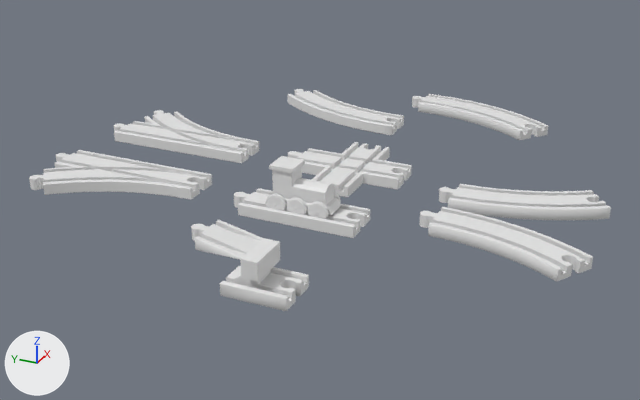
Renders of the Blender file scenes/rooms/meshes/props/train_track_straight.blend from each side of a commit.
The view is the same before and after, from a 50 mm camera at (-11.52, -5.47, 6.02) aimed at (1.44, 0.37, -0.46). Every picture has the same lights, and +X, +Y and +Z are marked at lower left. Objects named as collision shapes, trigger or cutter boxes, shadow casters or lower levels of detail are left out.

The older version as bpy lines, for what is in view:
```python
ob_branch_left_final = bpy.data.objects.new('Branch Left Final', me_cube_010)
ob_branch_left_final.location = (-0.18, 3.68, 0.02)
ob_straight_stop_final = bpy.data.objects.new('Straight Stop Final', me_cube_022)
ob_straight_stop_final.location = (-2.3, -0.64, 0.02)
ob_straight_track_final = bpy.data.objects.new('Straight Track Final', me_cube_003)
ob_straight_track_final.location = (0.0, 0.0, 0.0)
ob_straight_track_ramp_final = bpy.data.objects.new('Straight Track Ramp Final', me_cube_021)
ob_straight_track_ramp_final.location = (-1.31, 0.89, -0.01)
ob_wheel_002 = bpy.data.objects.new('Wheel.002', me_cylinder_017)
ob_wheel_002.parent = ob_train_body
ob_wheel_002.location = (-0.232, -0.356, 0.172)
ob_wheel_005 = bpy.data.objects.new('Wheel.005', me_cylinder_020)
ob_wheel_005.parent = ob_train_body
ob_wheel_005.location = (0.235, -0.356, 0.172)
# also in view: 'Branch Right Final' at (2.37, 3.52, 0.0); 'Turn Left Short Final' at (0.24, -3.09, 0.0); 'Turn Right Final' at (4.87, 1.39, 0.0); 'Cross Track. Final' at (1.87, 0.13, 0.0); 'Turn Left Final' at (5.63, -1.27, 0.0)
```
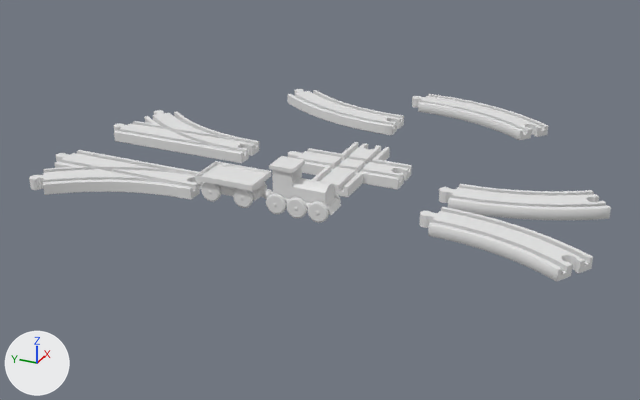
Changed parts and their boxes (x1, y1, x2, y2) in the pictures (640 x 400 px):
'Straight Stop Final', hidden: before (220, 238, 309, 311)
'Straight Track Final', hidden: before (234, 188, 370, 238)
'Straight Track Ramp Final', hidden: before (191, 219, 263, 259)
'Train Cart Body', added: after (195, 161, 271, 201)
'Wheel.007', added: after (233, 188, 253, 208)
'Wheel.006', added: after (201, 182, 221, 202)

Diff of the bpy script that builds the scene:
```diff
--- a/scenes/rooms/meshes/props/train_track_straight.blend.py
+++ b/scenes/rooms/meshes/props/train_track_straight.blend.py
@@ me_cube_030 @@
+me_cube_030.from_pydata(...)  # 324 vertices, 321 faces; spans x -0.329..0.329, y -0.659..0.7, z -0.201..0.143
+me_cube_030.polygons.foreach_set('use_smooth', [True] * 321)
+me_cube_030.materials.append(mat_train_body)  # white #e7e7e7
@@ ob_straight_track_final @@
 ob_straight_track_final.location = (0.0, 0.0, 0.0)
+ob_straight_track_final.hide_set(True)  # its collection is switched off
@@ ob_straight_track_ramp_final @@
 ob_straight_track_ramp_final.location = (-1.31, 0.89, -0.01)
+ob_straight_track_ramp_final.hide_set(True)  # its collection is switched off
@@ ob_straight_stop_final @@
 ob_straight_stop_final.location = (-2.3, -0.64, 0.02)
+ob_straight_stop_final.hide_set(True)  # its collection is switched off
@@ ob_wheel_009 @@
+ob_wheel_009 = bpy.data.objects.new('Wheel.009', me_cylinder_020.copy())  # the mesh of ob_wheel_005
+ob_wheel_009.parent = ob_train_cart_body
+ob_wheel_009.matrix_parent_inverse = Matrix(((1.0, 0.0, 0.0, 0.0), (0.0, 1.0, 0.0, -1.254), (0.0, 0.0, 1.0, -0.313), (0.0, 0.0, 0.0, 1.0)))
+ob_wheel_009.location = (0.235, 0.957, 0.172)
@@ ob_train_cart_body @@
+ob_train_cart_body = bpy.data.objects.new('Train Cart Body', me_cube_030)
+ob_train_cart_body.location = (0.0, 1.25, 0.31)
@@ ob_wheel_007 @@
+ob_wheel_007 = bpy.data.objects.new('Wheel.007', me_cylinder_017.copy())  # the mesh of ob_wheel_002
+ob_wheel_007.parent = ob_train_cart_body
+ob_wheel_007.matrix_parent_inverse = Matrix(((1.0, 0.0, 0.0, 0.0), (0.0, 1.0, 0.0, -1.254), (0.0, 0.0, 1.0, -0.313), (0.0, 0.0, 0.0, 1.0)))
+ob_wheel_007.location = (-0.232, 0.957, 0.172)
@@ ob_wheel_006 @@
+ob_wheel_006 = bpy.data.objects.new('Wheel.006', me_cylinder_017.copy())  # the mesh of ob_wheel_002
+ob_wheel_006.parent = ob_train_cart_body
+ob_wheel_006.matrix_parent_inverse = Matrix(((1.0, 0.0, 0.0, 0.0), (0.0, 1.0, 0.0, -1.254), (0.0, 0.0, 1.0, -0.313), (0.0, 0.0, 0.0, 1.0)))
+ob_wheel_006.location = (-0.232, 1.55, 0.172)
```
